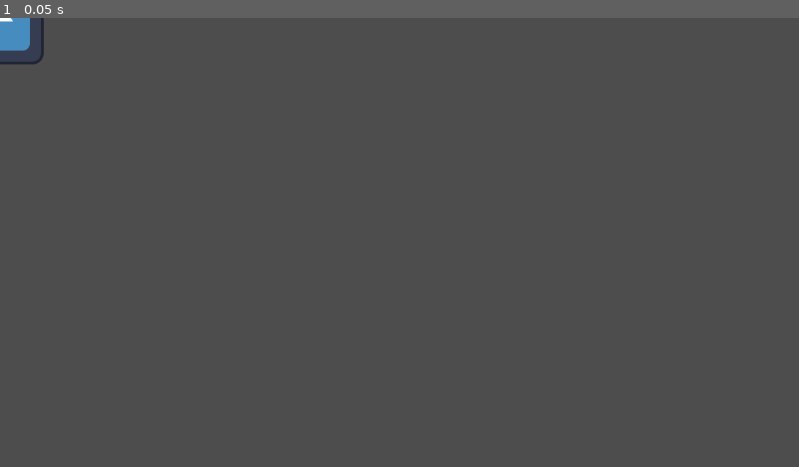
Above: before the commit, frame 1.
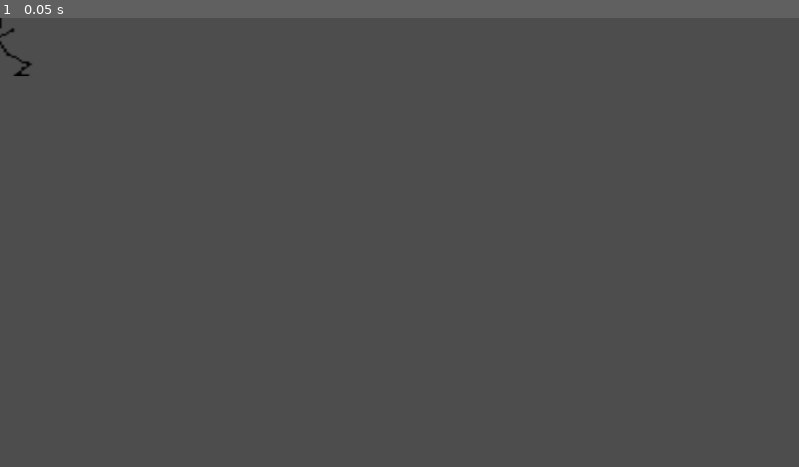
Above: after the commit, the same moment.

Repository: xkolyaskin/Mycrosoffed-Studios
Game: Godot game, scene res://Game.tscn
Two runs of this game, one before a commit and one after it. Both use one fixed random seed, a clock stepped at 60 frames per second and the inputs below. The project has no main scene, so this scene is started directly. The engine's default icon, where the game draws it, is replaced by a stand-in: a white triangle on a blue panel in a dark square.
Inputs:
- Up to frame 1 (0.05 s): no input

The runs differ from the first frame. In frame 1, 0.4% of the frame differs, in the area x 0-6%, y 0-13%.

Commit message:
update player icon

Diff:
--- a/new-game-project/player.tscn
+++ b/new-game-project/player.tscn
@@ -1,6 +1,6 @@
 [gd_scene load_steps=3 format=3 uid="uid://d0h7s2b3qj6hu"]
 
-[ext_resource type="Texture2D" uid="uid://b57fnpmn8d8ju" path="res://icon.svg" id="1_4flbx"]
+[ext_resource type="Texture2D" uid="uid://vwdvd14qjvtn" path="res://Walk cycle 1-1.png.png" id="1_4flbx"]
 
 [sub_resource type="CircleShape2D" id="CircleShape2D_4flbx"]
 radius = 70.0286
@@ -12,6 +12,7 @@
 
 [node name="Sprite2D" type="Sprite2D" parent="."]
 
-[node name="Icon" type="Sprite2D" parent="."]
-position = Vector2(-1, 3)
+[node name="WalkCycle1-1_png" type="Sprite2D" parent="."]
+position = Vector2(2, -1)
+scale = Vector2(3.625, 2.65625)
 texture = ExtResource("1_4flbx")
Not shown, added: new-game-project/Visual Assets/Snow Background Texture-1.png - Copy.png.import
Not shown, added: new-game-project/Visual Assets/Snow Background Texture-1.png.png.import
Not shown, added: new-game-project/Visual Assets/Walk cycle 1-1.png.png.import
Not shown, added: new-game-project/Visual Assets/Walk cycle 1-2.png.png.import
Not shown, added: new-game-project/Walk cycle 1-1.png.png.import
Not shown, added: new-game-project/Walk cycle 1-2.png.png.import
